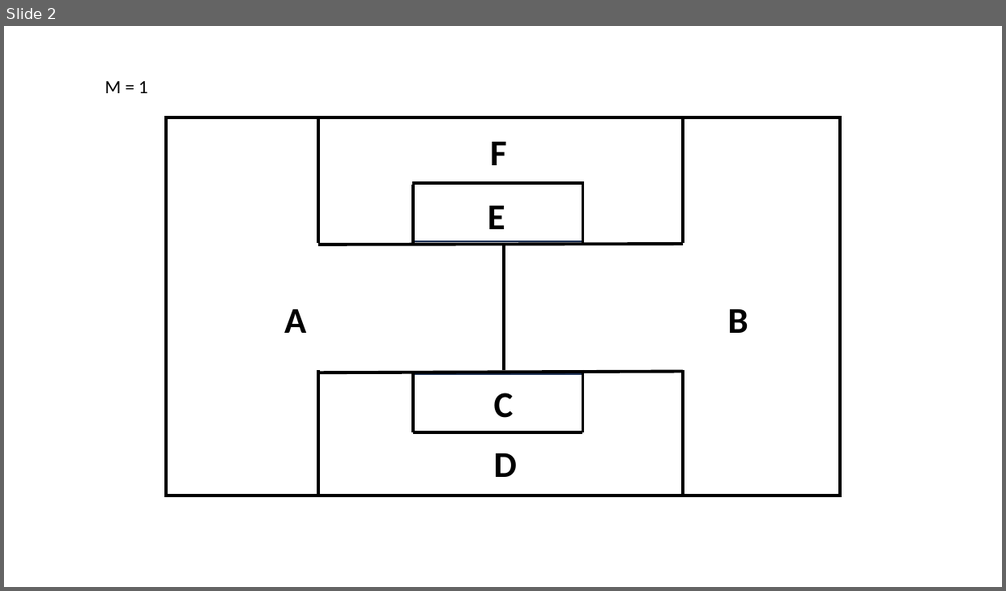
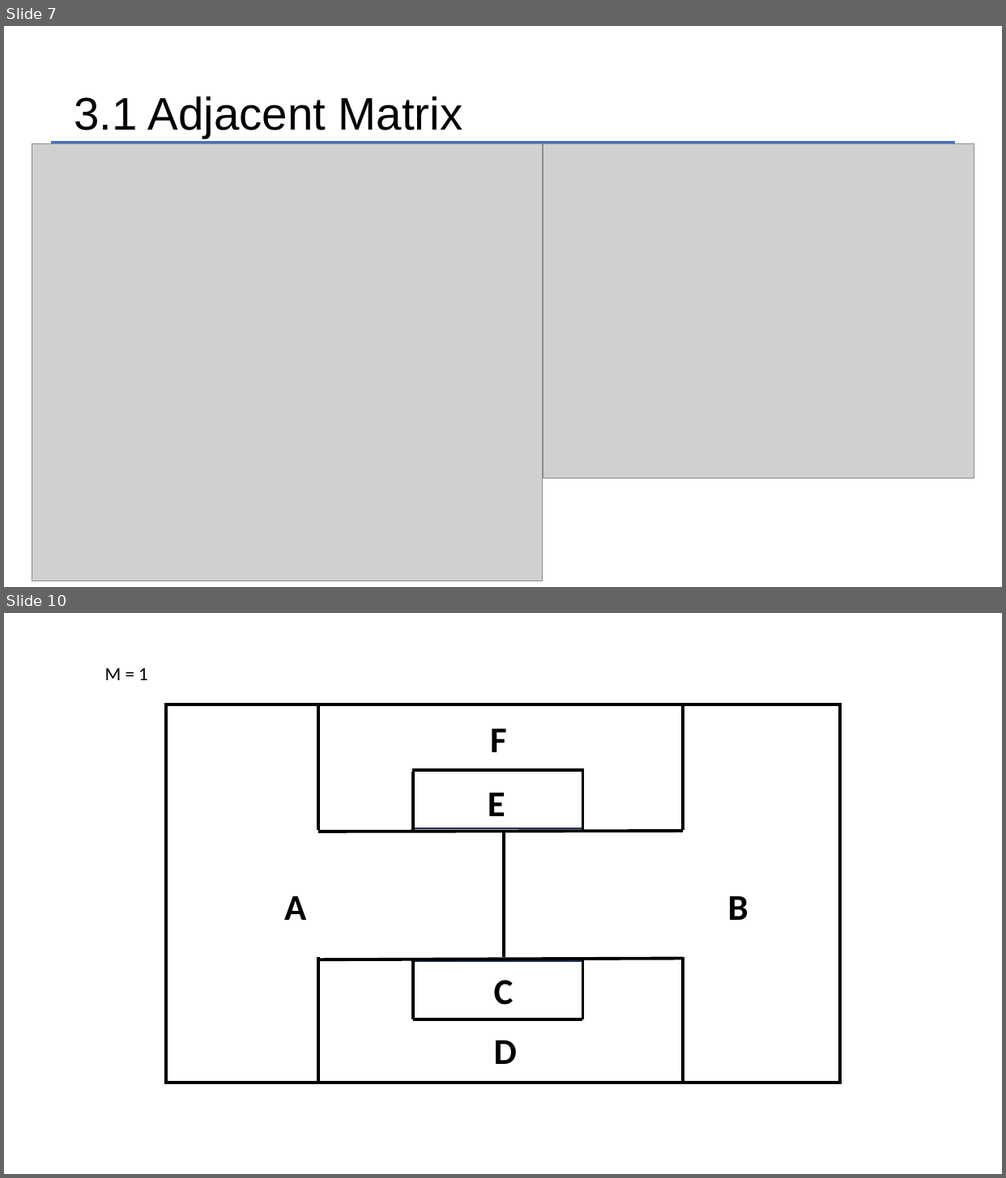
Before and after one commit to Much3m/Exam_Scheduler, a slide deck: project.pptx. Shown one above the other, each under a label of ours: slide 2 before the commit, slides 7 and 10 after it; the slides between them are not shown. The pictures are 1006x591 and 1006x1178 pixels, drawn with LibreOffice and Linux fonts; fonts in the diff are those of the drawing; grey boxes stand for pictures; background and template pictures are left out. Boxes give left, top, right and bottom in pixels: in the first picture for what was removed or moved away, otherwise in the second. Text is boxed around its words. In the diff, an @@ line names an element or a change of style, - is before the commit and + after.

```diff
--- a/project.pptx
+++ b/project.pptx
@@ slide 7 added at [4, 26, 1002, 587], background #FFFFFF @@
@@ text added at [74, 96, 463, 139], 44 pt, text #000000 @@
+3.1 Adjacent Matrix
@@ picture added at [32, 144, 543, 582] @@
@@ freeform shape added at [51, 142, 955, 142], outline #4471C4 2.5 pt @@
@@ picture added at [543, 144, 975, 479] @@
@@ what was slide 2 is now slide 10 @@
```
Also in this commit, not shown: 1 slide changed, 7 other slides added, 1 other file.
